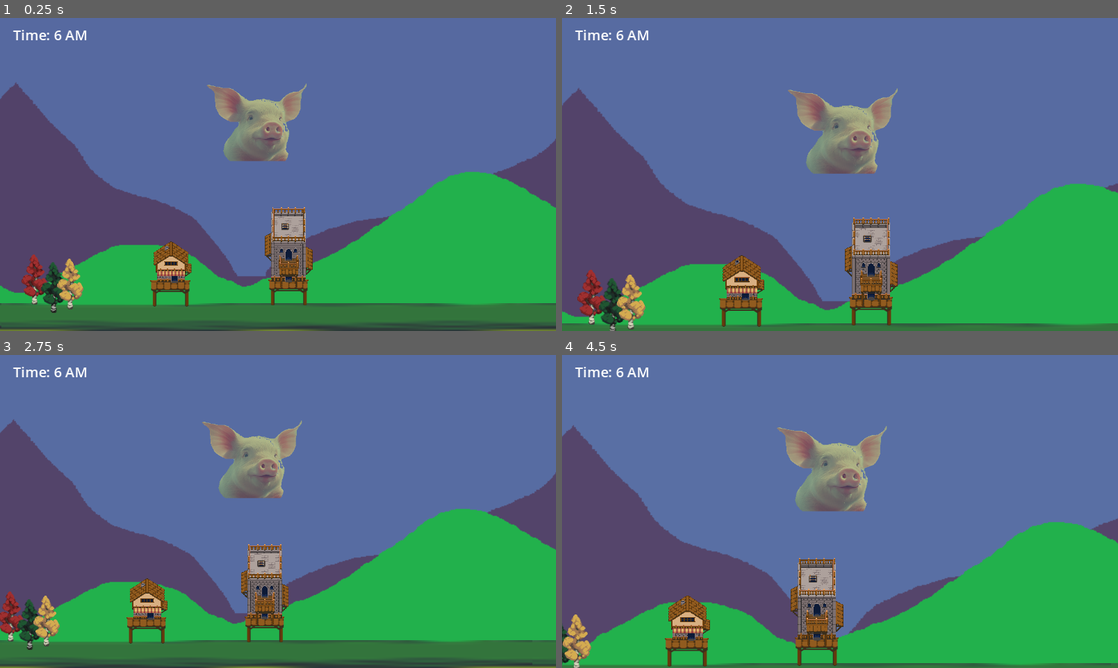
Above: before the commit, frames 1-4 (two rows, left to right).
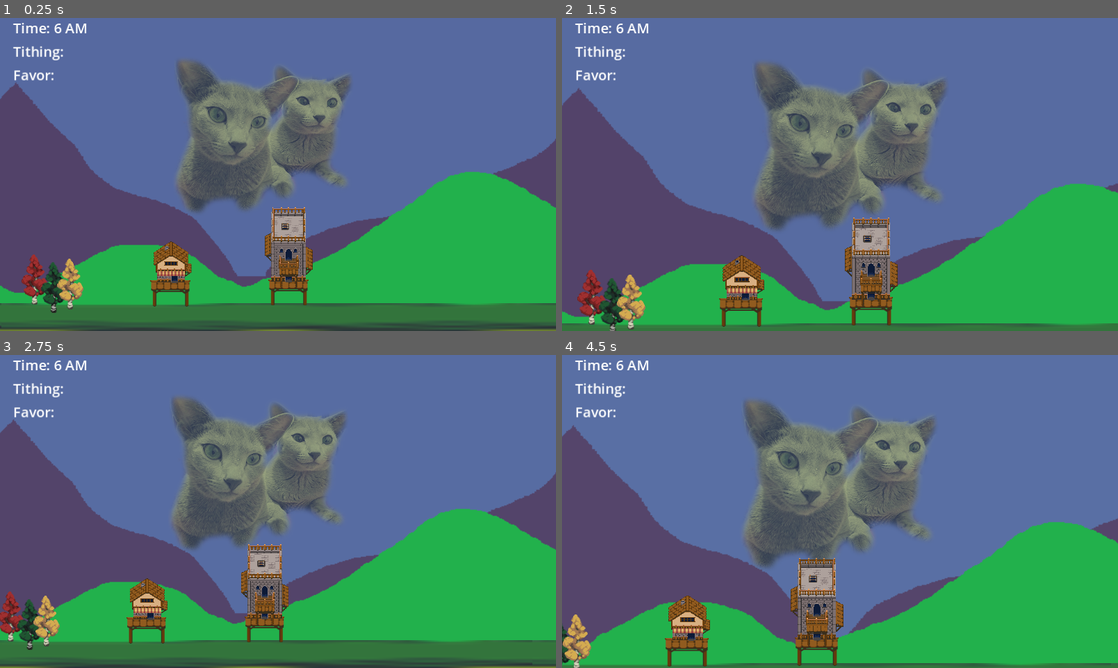
Above: after the commit, the same moments.

Repository: PlayDieRepeat/gmtk_2024
Game: Godot game, scene res://scenes/systems/initializer.tscn
The game is run twice, just before and just after one commit, with the same random seed, the same clock (stepped at 60 frames per second) and the same inputs. Sound files missing from this copy of the repository are replaced by a short silence.
Inputs (mouse positions are in pixels of both pictures, inside the frame that each line leads up to):
- Up to frame 1 (0.25 s): no input
- Up to frame 2 (1.5 s): tap Enter at 0.5 s; move the mouse to (962, 158) at 0.52 s; tap Mouse wheel down (Scroll Down) at 0.6 s; tap Space at 1.25 s; move the mouse to (728, 190) at 1.27 s; tap Mouse wheel up (Scroll Up) at 1.35 s
- Up to frame 3 (2.75 s): tap Enter at 2 s; move the mouse to (333, 442) at 2.02 s; tap Mouse wheel down (Scroll Down) at 2.1 s
- Up to frame 4 (4.5 s): tap Space at 2.75, 4.25 s; move the mouse to (812, 574) at 2.77 s; tap Mouse wheel up (Scroll Up) at 2.85, 4.35 s; tap Enter at 3.5 s; move the mouse to (1006, 558) at 3.52 s; tap Mouse wheel down (Scroll Down) at 3.6 s; move the mouse to (673, 464) at 4.27 s

The runs differ from the first frame. In frame 1, 10% of the frame differs, in the area x 2-64%, y 1-63%; in frame 2, 12%, in the area x 2-70%, y 1-68%; in frame 3, 10%; in frame 4, 12%.

Commit message:
Hooked God node up to the World
Modified the world node to include debug UI labels to show tithes and favor to and from the god. Fixed a bug in the RGod data template init. World controller now precaches all materials for tithing purposes and is hooked up to God favor changing signal.

Diff:
--- a/scenes/gods/god.tscn
+++ b/scenes/gods/god.tscn
@@ -5,4 +5,4 @@
 
 [node name="God" type="Node2D"]
 script = ExtResource("1_adyte")
-god_resource = ExtResource("2_jelpa")
+god_data = ExtResource("2_jelpa")
--- a/scenes/systems/world.tscn
+++ b/scenes/systems/world.tscn
@@ -1,8 +1,10 @@
-[gd_scene load_steps=9 format=3 uid="uid://innnb2tbok8l"]
+[gd_scene load_steps=11 format=3 uid="uid://innnb2tbok8l"]
 
+[ext_resource type="Script" path="res://scripts/gods/god.gd" id="1_gt2hh"]
 [ext_resource type="Script" path="res://scripts/systems/world_event_system.gd" id="1_h4j28"]
 [ext_resource type="Script" path="res://scripts/systems/world_controller.gd" id="1_mxxxw"]
 [ext_resource type="PackedScene" uid="uid://bd3cvxjknt16n" path="res://scenes/systems/end_of_day_card.tscn" id="2_3ilro"]
+[ext_resource type="Resource" uid="uid://cm0a8vlbhldmn" path="res://resources/gods/pig_god.tres" id="2_c3j8p"]
 [ext_resource type="Resource" uid="uid://p6f8jdfiqnav" path="res://resources/constants/time_constants.tres" id="2_d3xj7"]
 [ext_resource type="Texture2D" uid="uid://ckg8negcy31xd" path="res://assets/images/blue_sky.png" id="3_ot6mi"]
 [ext_resource type="Texture2D" uid="uid://dcqes7x801sf6" path="res://assets/images/Mountains.png" id="4_gd2m1"]
@@ -14,6 +16,11 @@
 [node name="GlobalTimer" type="Timer" parent="."]
 unique_name_in_owner = true
 autostart = true
+
+[node name="God" type="Node2D" parent="."]
+unique_name_in_owner = true
+script = ExtResource("1_gt2hh")
+god_data = ExtResource("2_c3j8p")
 
 [node name="EventSystem" type="Node" parent="."]
 script = ExtResource("1_h4j28")
@@ -29,7 +36,16 @@
 offset_right = 40.0
 offset_bottom = 40.0
 
-[node name="Label" type="Label" parent="world_controller/CanvasLayer/MarginContainer"]
+[node name="VBoxContainer" type="VBoxContainer" parent="world_controller/CanvasLayer/MarginContainer"]
+layout_mode = 2
+
+[node name="Time" type="Label" parent="world_controller/CanvasLayer/MarginContainer/VBoxContainer"]
+layout_mode = 2
+
+[node name="Tithing" type="Label" parent="world_controller/CanvasLayer/MarginContainer/VBoxContainer"]
+layout_mode = 2
+
+[node name="Favor" type="Label" parent="world_controller/CanvasLayer/MarginContainer/VBoxContainer"]
 layout_mode = 2
 
 [node name="ParallaxBackground" type="ParallaxBackground" parent="world_controller"]
@@ -67,7 +83,7 @@
 [node name="GodLayer" type="ParallaxLayer" parent="world_controller/ParallaxBackground"]
 motion_scale = Vector2(0.2, 0.2)
 
-[node name="God" type="TextureRect" parent="world_controller/ParallaxBackground/GodLayer"]
+[node name="GodImage" type="TextureRect" parent="world_controller/ParallaxBackground/GodLayer"]
 modulate = Color(1, 1, 0.462745, 0.533333)
 offset_left = 198.0
 offset_top = 44.0
@@ -85,4 +101,5 @@
 texture = ExtResource("6_rbdk2")
 
 [connection signal="timeout" from="GlobalTimer" to="world_controller" method="_on_global_timer_timeout"]
+[connection signal="favor_has_changed" from="God" to="world_controller" method="_on_god_favor_has_changed"]
 [connection signal="new_day" from="world_controller" to="EventSystem" method="_on_world_controller_new_day"]
--- a/scripts/_resources/r_god.gd
+++ b/scripts/_resources/r_god.gd
@@ -6,7 +6,9 @@
 @export var tithe: RTithe = null
 @export var favor_cap: int = 0
 
-func _init(p_image: Texture2D = null, p_passive: String = "", p_tithe: RTithe = null) -> void:
+func _init(p_image: Texture2D = null, p_passive: String = "",
+p_tithe: RTithe = null, p_favor_cap: int = 0) -> void:
 	image = p_image
 	passive = p_passive
 	tithe = p_tithe
+	favor_cap = p_favor_cap
--- a/scripts/gods/god.gd
+++ b/scripts/gods/god.gd
@@ -3,19 +3,25 @@
 signal favor_has_changed(favor: int)
 signal favor_cap_reached
 
-@export var god_resource: RGod
+@export var god_data: RGod
 var favor: int = 0
 
 func _ready() -> void:
-	assert(god_resource != null, "God resource == null")
-	assert(god_resource.image != null, "God resource image == null")
-	assert(god_resource.tithe != null, "God tithe == null")
+	assert(god_data != null, "God resource == null")
+	assert(god_data.image != null, "God resource image == null")
+	assert(god_data.tithe != null, "God tithe == null")
+
+
+func set_god(p_god: RGod) -> void:
+	if p_god != null:
+		god_data = p_god
+
 
 func tithe(p_tithe: RMaterialStack) -> void:
-	if p_tithe.stacked_material == god_resource.tithe.stacked_material:
-		if p_tithe.stack_count >= god_resource.tithe.stack_count:
-			favor += god_resource.tithe.favor_per_tithe_max
+	if p_tithe.stacked_material == god_data.tithe.stacked_material:
+		if p_tithe.stack_count >= god_data.tithe.stack_count:
+			favor += god_data.tithe.favor_per_tithe_max
 			emit_signal("favor_has_changed", favor)
 			print("Good Tithe!!! I am happy!")
-			if favor >= god_resource.favor_cap:
+			if favor >= god_data.favor_cap:
 				emit_signal("favor_cap_reached")
--- a/scripts/systems/world_controller.gd
+++ b/scripts/systems/world_controller.gd
@@ -7,20 +7,52 @@
 var starting_alpha_float: float = 0.5
 var alpha_float: float = starting_alpha_float
 var alpha_change_float: float = 0
-var ui_time = null
+var ui_time: Label = null
+var ui_tithing: Label = null
+var ui_favor: Label = null
+var ui_time_text_ph: String = "Time: %s%s"
+var ui_tithing_text_ph: String = "Tithing: %s"
+var ui_favor_text_ph: String = "Favor: %d"
+var cloth_mat_cache: RMaterial
+var favor_mat_cache: RMaterial
+var food_mat_cache: RMaterial
+var fulfillment_mat_cache: RMaterial
+var housing_mat_cache: RMaterial
+var hunger_mat_cache: RMaterial
+var stone_mat_cache: RMaterial
+var villager_mat_cache: RMaterial
+var wood_mat_cache: RMaterial
 
 signal new_day
 signal new_hour
 
 func _ready():
-	var god = $ParallaxBackground/GodLayer/God
-	god.texture = load("res://assets/images/gods/pig.png")
+	_load_all_resources()
+	ui_time = $CanvasLayer/MarginContainer/VBoxContainer/Time
+	ui_tithing = $CanvasLayer/MarginContainer/VBoxContainer/Tithing
+	ui_tithing.text = "Tithing: "
+	ui_favor = $CanvasLayer/MarginContainer/VBoxContainer/Favor
+	ui_favor.text = "Favor: "
+	var god_background: TextureRect = $ParallaxBackground/GodLayer/GodImage
+	var new_god: RGod = ResourceLoader.load("res://resources/gods/cat_god.tres", "RGod")
+	%God.set_god(new_god)
+	god_background.texture = %God.god_data.image
 	hour_count = time_constant.start_of_day
 	$ParallaxBackground/AlphaLayer/AlphaImage.self_modulate.a = alpha_float
 	var margin_value: int = 15
 	$CanvasLayer/MarginContainer.add_theme_constant_override("margin_left", margin_value)
-	ui_time = $CanvasLayer/MarginContainer/Label
 	alpha_change_float = alpha_float/(time_constant.seconds_in_hour*6)
+
+func _load_all_resources() -> void:
+	cloth_mat_cache = ResourceLoader.load("res://resources/materials/cloth.tres")
+	favor_mat_cache = ResourceLoader.load("res://resources/materials/favor.tres")
+	food_mat_cache = ResourceLoader.load("res://resources/materials/food.tres")
+	fulfillment_mat_cache = ResourceLoader.load("res://resources/materials/fulfillment.tres")
+	housing_mat_cache = ResourceLoader.load("res://resources/materials/housing.tres")
+	hunger_mat_cache = ResourceLoader.load("res://resources/materials/hunger.tres")
+	stone_mat_cache = ResourceLoader.load("res://resources/materials/stone.tres")
+	villager_mat_cache = ResourceLoader.load("res://resources/materials/villager.tres")
+	wood_mat_cache = ResourceLoader.load("res://resources/materials/wood.tres")
 
 func _process(_delta: float) -> void:
 	var m_string: String = " AM"
@@ -36,7 +68,8 @@
 	else:
 		m_string = " PM"
 
-	ui_time.text = "Time: " + hour_string + m_string
+	#ui_time.text = "Time: " + hour_string + m_string
+	ui_time.text = ui_time_text_ph % [hour_string,m_string]
 
 func _on_global_timer_timeout():
 	seconds_count += 1
@@ -54,9 +87,17 @@
 	if seconds_count == time_constant.seconds_in_hour:
 		hour_count += 1
 		seconds_count = 0
+		var random_tithe: int = randi_range(8, 12)
+		var tithing: RMaterialStack = RMaterialStack.new(villager_mat_cache, random_tithe)
+		ui_tithing.text = ui_tithing_text_ph % tithing.stacked_material.display_name
+		%God.tithe(tithing)
 		new_hour.emit()
 
 	if hour_count == time_constant.end_of_day:
 		day_count += 1
 		hour_count = time_constant.start_of_day
 		new_day.emit()
+
+
+func _on_god_favor_has_changed(p_favor: int) -> void:
+	ui_favor.text = ui_favor_text_ph % p_favor
